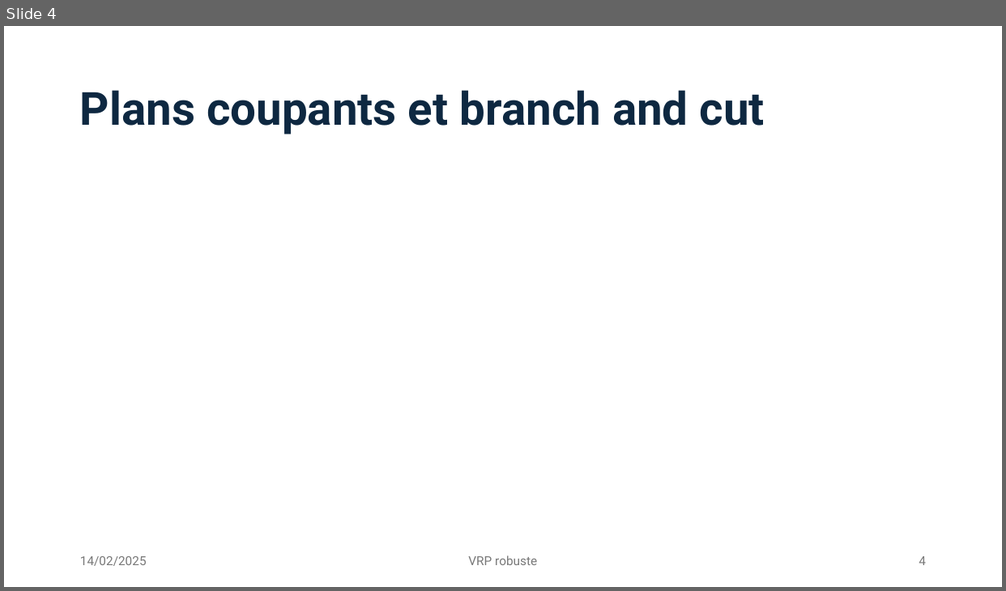
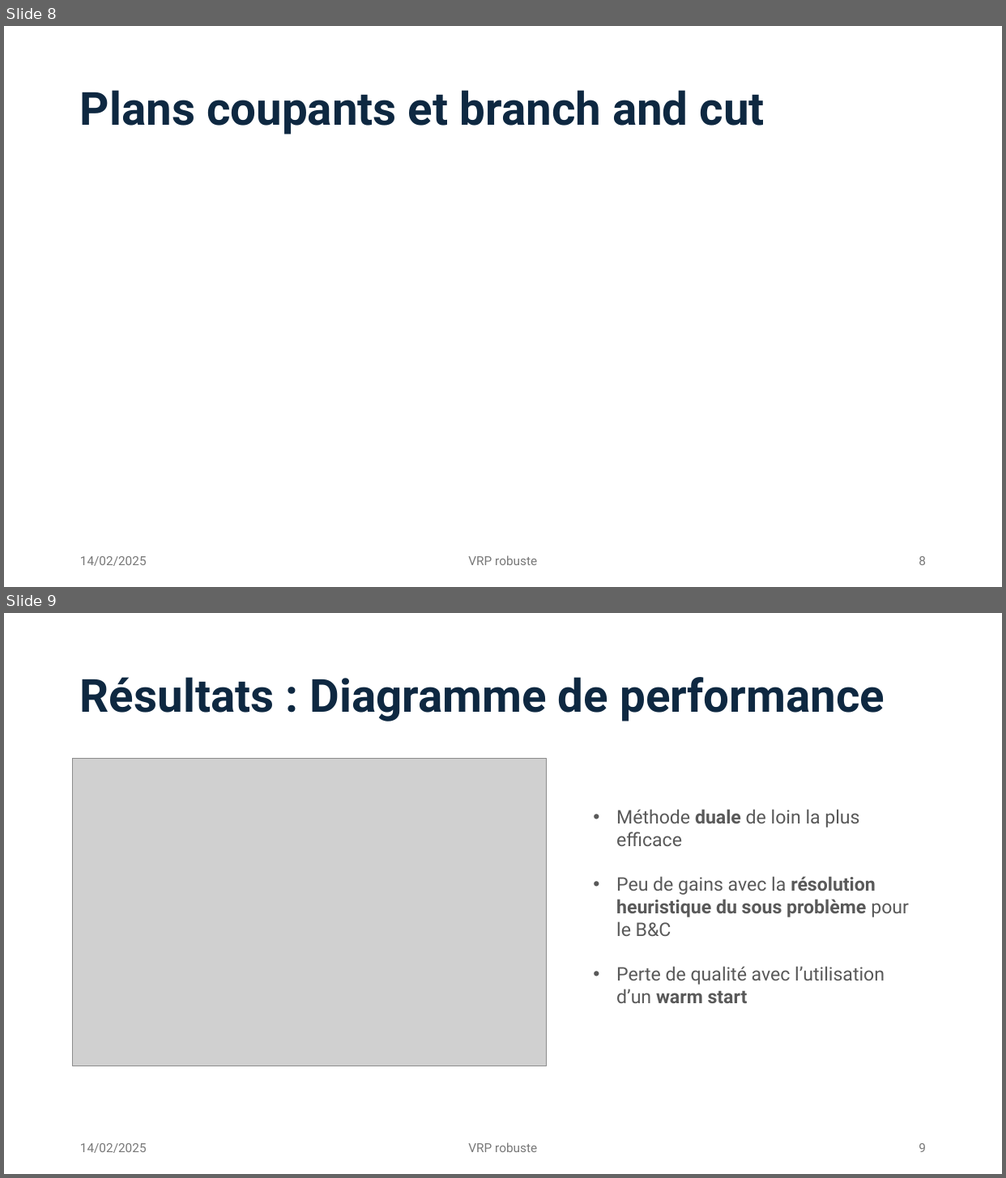
Before and after one commit to Darthkiller2Jr/projet_mpro, a slide deck: Présentation Projet.pptx. Shown one above the other, each under a label of ours: slide 4 before the commit, slides 8 and 9 after it. The pictures are 1006x591 and 1006x1178 pixels, drawn with LibreOffice and Linux fonts; fonts in the diff are those of the drawing; grey boxes stand for pictures. Boxes give left, top, right and bottom in pixels: in the first picture for what was removed or moved away, otherwise in the second. Text is boxed around its words. In the diff, an @@ line names an element or a change of style, - is before the commit and + after.

```diff
--- a/Présentation Projet.pptx
+++ b/Présentation Projet.pptx
@@ slide 9 added at box(4, 613, 1002, 1174), background #FFFFFF @@
@@ title added at box(80, 677, 884, 722), 44 pt, text #0E2841, bold @@
+Résultats : Diagramme de performance
@@ picture added at box(73, 758, 547, 1066) @@
@@ text added at box(616, 809, 909, 1003), 18 pt, text #595959 @@
+• Méthode duale de loin la plus efficace
+• Peu de gains avec la résolution heuristique du sous problème pour le B&C
+• Perte de qualité avec l’utilisation d’un warm start
@@ text added at box(80, 1144, 147, 1153), 12 pt, text #797979 @@
+14/02/2025
@@ text added at box(468, 1143, 537, 1152), 12 pt, text #797979 @@
+VRP robuste
@@ page number added at box(918, 1144, 926, 1152), 12 pt, text #797979 @@
+9
@@ what was slide 4 is now slide 8 @@
@@ page number at box(918, 557, 926, 565): text changed @@
-4
+8
```
Also in this commit, not shown: 1 slide changed, 5 other slides added, 6 other files.
